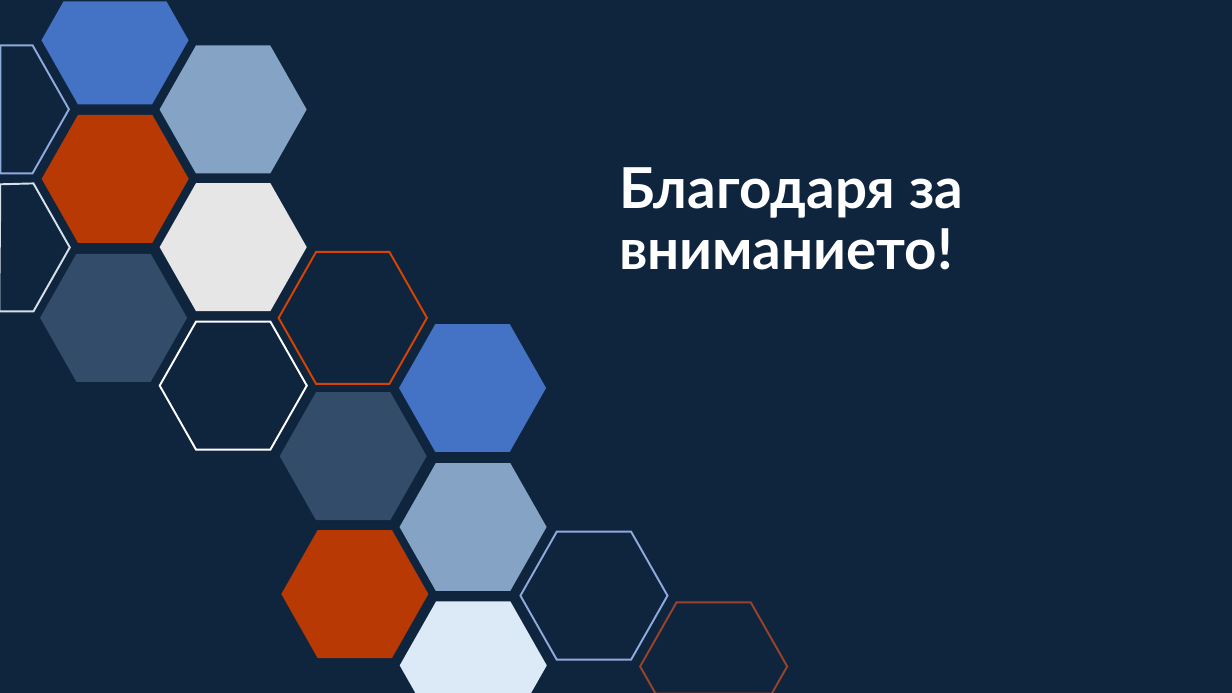
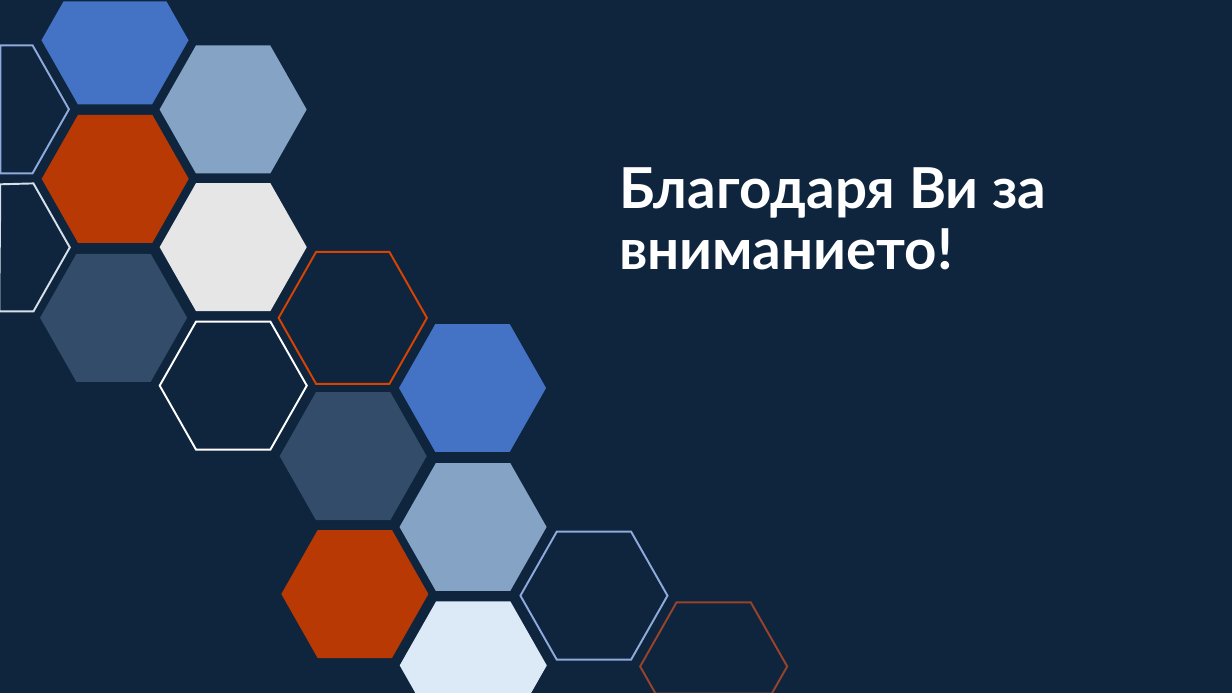
Before and after one commit to pgee-dzi2024/ThemeSP_2616, a slide deck: slide 10 of DR/Защита.pptx. Drawn at 1232x693 pixels with LibreOffice and Linux fonts; fonts in the diff are those of the drawing. Boxes give left, top, right and bottom in pixels: in the first picture for what was removed or moved away, otherwise in the second. Text is boxed around its words. In the diff, an @@ line names an element or a change of style, - is before the commit and + after.

```diff
--- a/DR/Защита.pptx
+++ b/DR/Защита.pptx
@@ title at [619,167,1047,270]: text changed @@
-Благодаря за вниманието!
+Благодаря Ви за вниманието!
```
Also in this commit, not shown: 1 other file.
